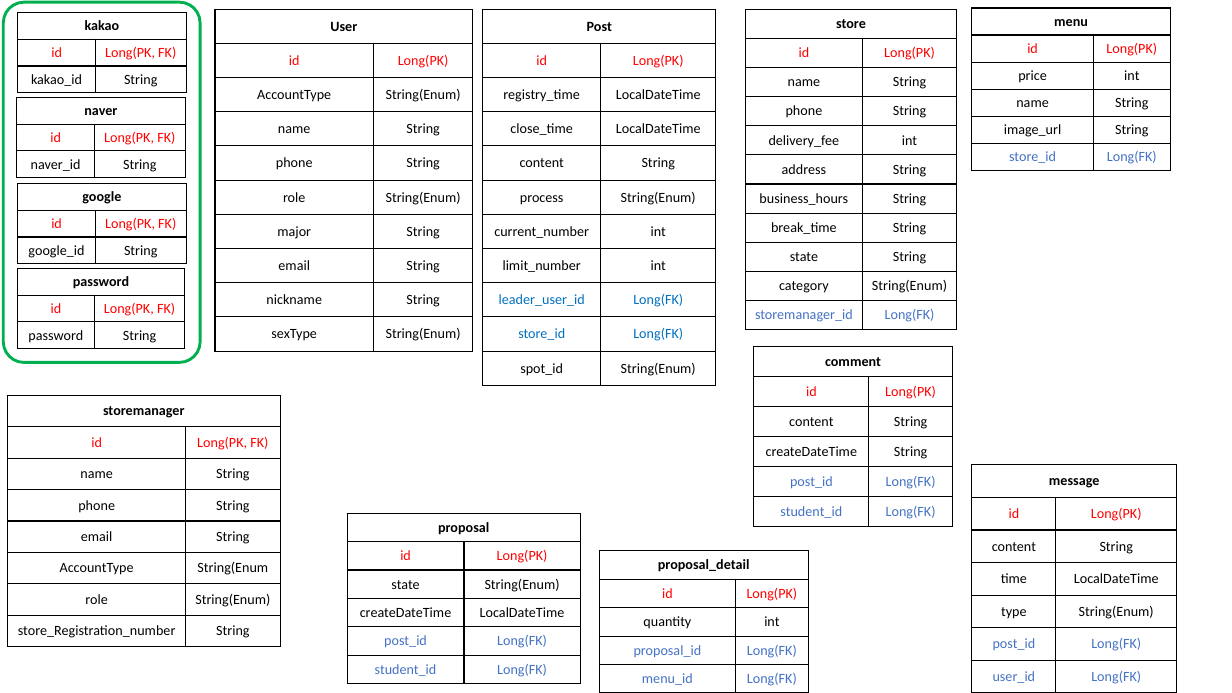
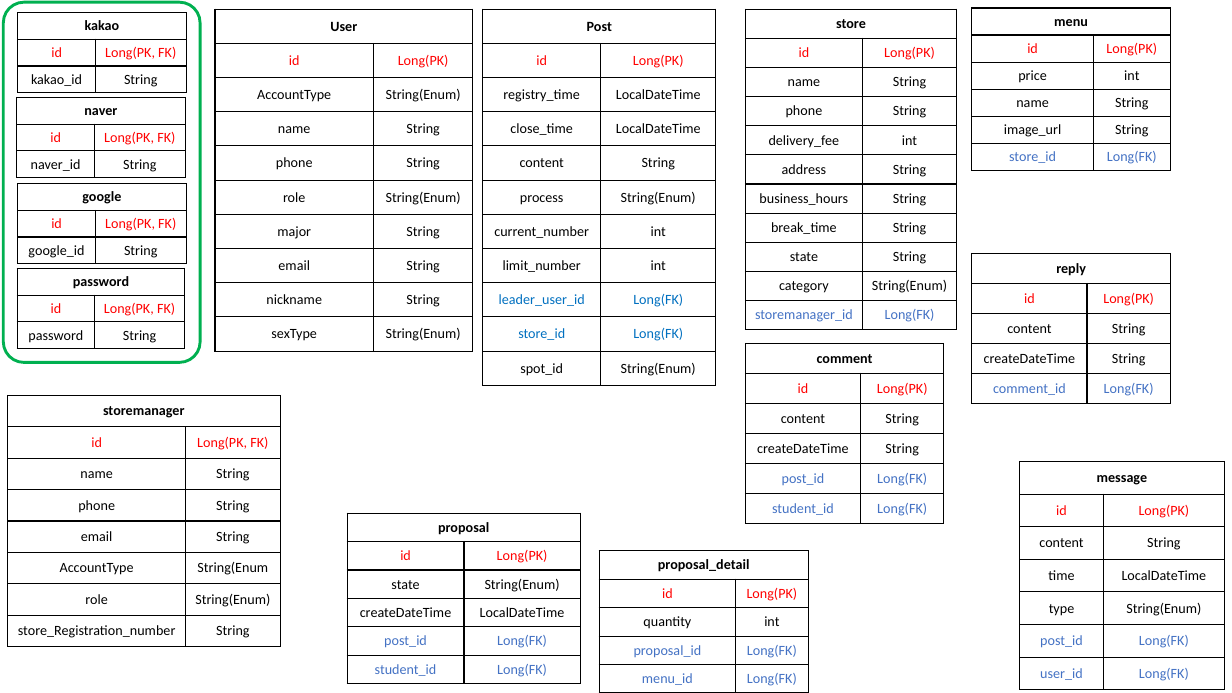
Before and after one commit to 1-n-Fee/1-n-Server, a slide deck: slide 1 of DB 설계.pptx. Drawn at 1232x693 pixels with LibreOffice and Linux fonts; fonts in the diff are those of the drawing. Boxes give left, top, right and bottom in pixels: in the first picture for what was removed or moved away, otherwise in the second. Text is boxed around its words. In the diff, an @@ line names an element or a change of style, - is before the commit and + after.

```diff
--- a/DB 설계.pptx
+++ b/DB 설계.pptx
@@ table added at box(972, 253, 1171, 403), 5 rows, 2 columns @@
+reply | 
+id | Long(PK)
+content | String
+createDateTime | String
+comment_id | Long(FK)
@@ table: place and size @@
-table at box(754, 347, 953, 527)
+table at box(746, 344, 945, 524)
@@ table: place and size @@
-table at box(972, 465, 1177, 693)
+table at box(1019, 461, 1225, 689)
```
Also in this commit, not shown: 1 other file.
